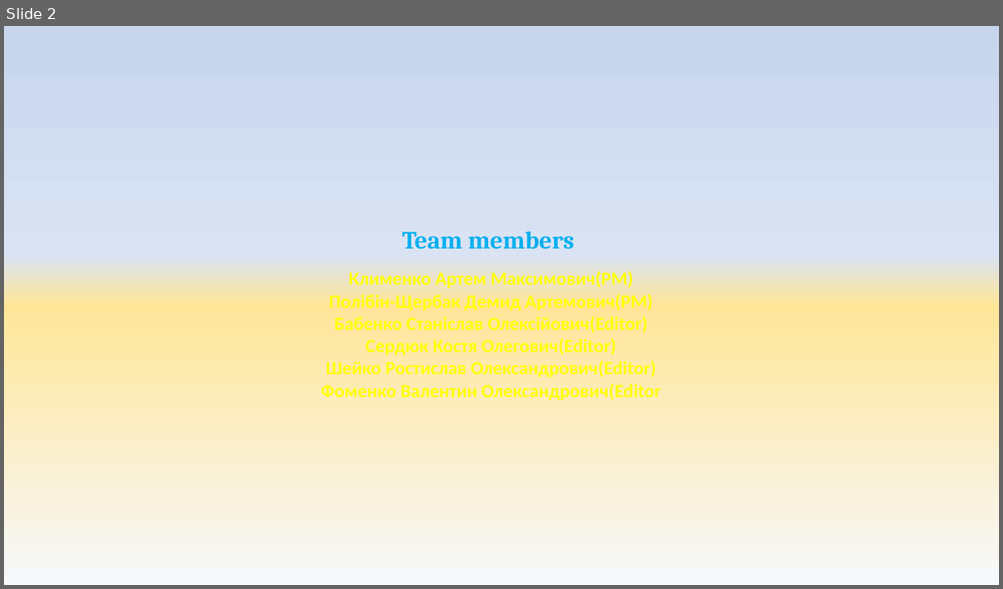
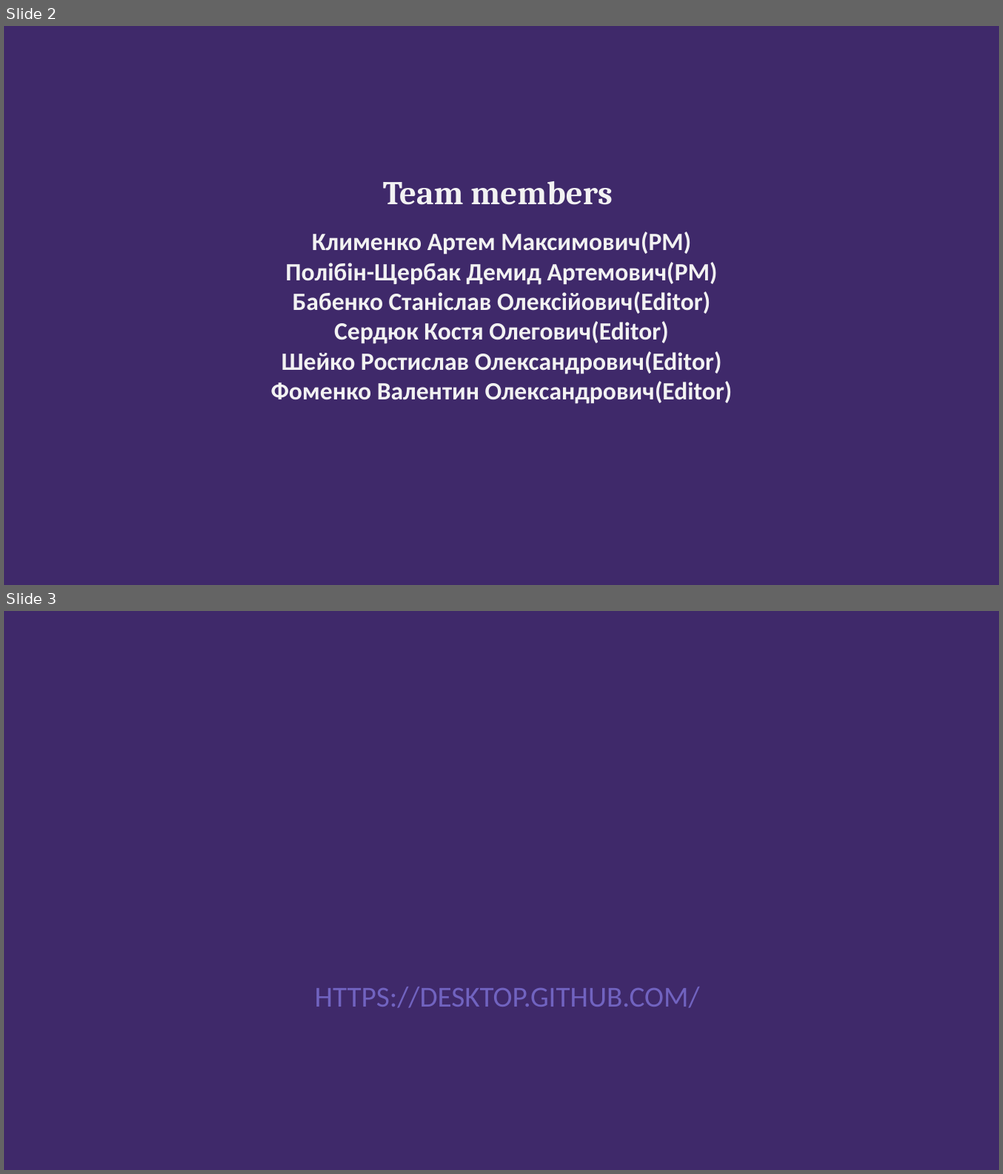
Before and after one commit to ArtemKlym/git_presentation, a slide deck: Git_1 part.pptx. Shown one above the other, each under a label of ours: slide 2 before the commit, slides 2 and 3 after it. The pictures are 1003x589 and 1003x1174 pixels, drawn with LibreOffice and Linux fonts; fonts in the diff are those of the drawing; background and template pictures are left out. Boxes give left, top, right and bottom in pixels: in the first picture for what was removed or moved away, otherwise in the second. Text is boxed around its words. In the diff, an @@ line names an element or a change of style, - is before the commit and + after.

Commit message:
Add2SlidesAboutGitDesktop

```diff
--- a/Git_1 part.pptx
+++ b/Git_1 part.pptx
@@ slide 3 added at bbox=[4, 611, 999, 1170], background picture (left out) @@
@@ subtitle added at bbox=[315, 987, 700, 1008], 28 pt, text #7163C0 @@
+HTTPS://DESKTOP.GITHUB.COM/
@@ slide 2 changed as well @@
@@ background gradient #F6F8FC to #FFE699 to #DAE3F3 to #C7D5ED to picture (left out) @@
@@ text at bbox=[271, 181, 732, 404]: text changed; size 18 to 24 pt; text colour #FFFF00 to #F2F2F2 @@
-Team members
-Клименко Артем Максимович(PM)
-Полібін-Щербак Демид Артемович(PM)
-Бабенко Станіслав Олексійович(Editor)
-Сердюк Костя Олегович(Editor)
-Шейко Ростислав Олександрович(Editor)
-Фоменко Валентин Олександрович(Editor
+Team members
+Клименко Артем Максимович(PM)
+Полібін-Щербак Демид Артемович(PM)
+Бабенко Станіслав Олексійович(Editor)
+Сердюк Костя Олегович(Editor)
+Шейко Ростислав Олександрович(Editor)
+Фоменко Валентин Олександрович(Editor)
```
Also in this commit, not shown: 6 other slides changed, 3 other slides added.
